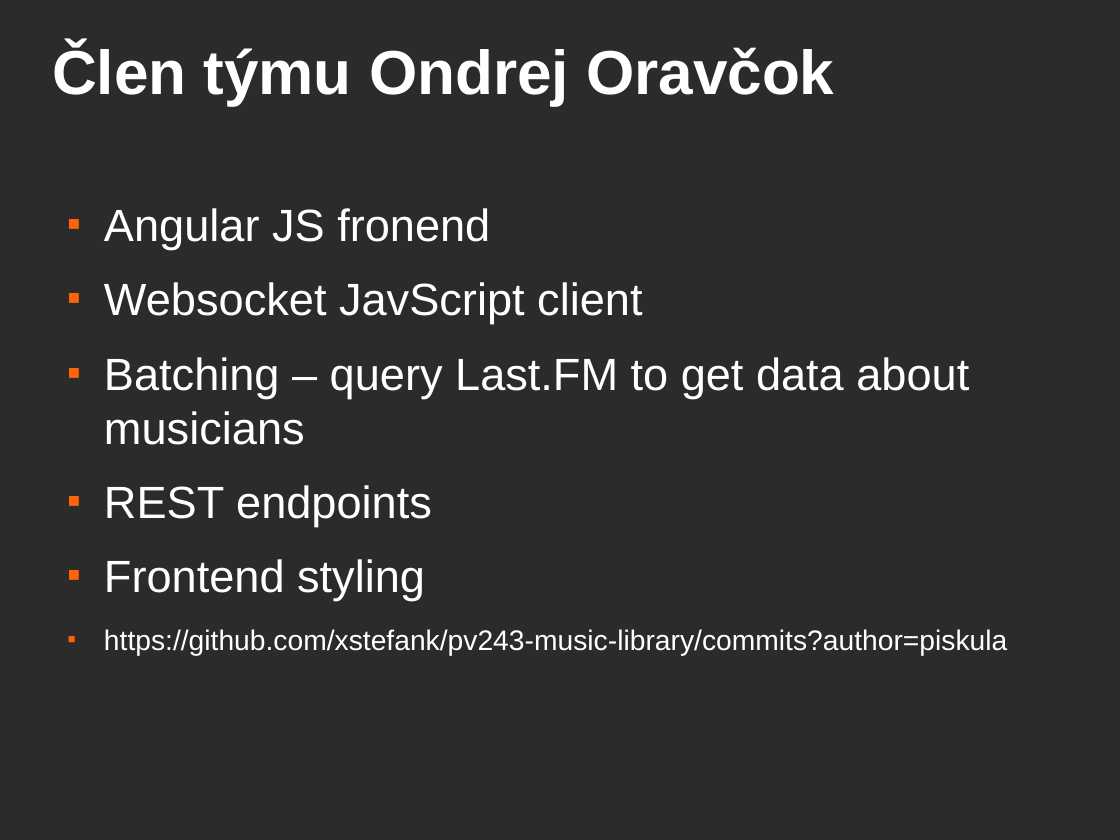
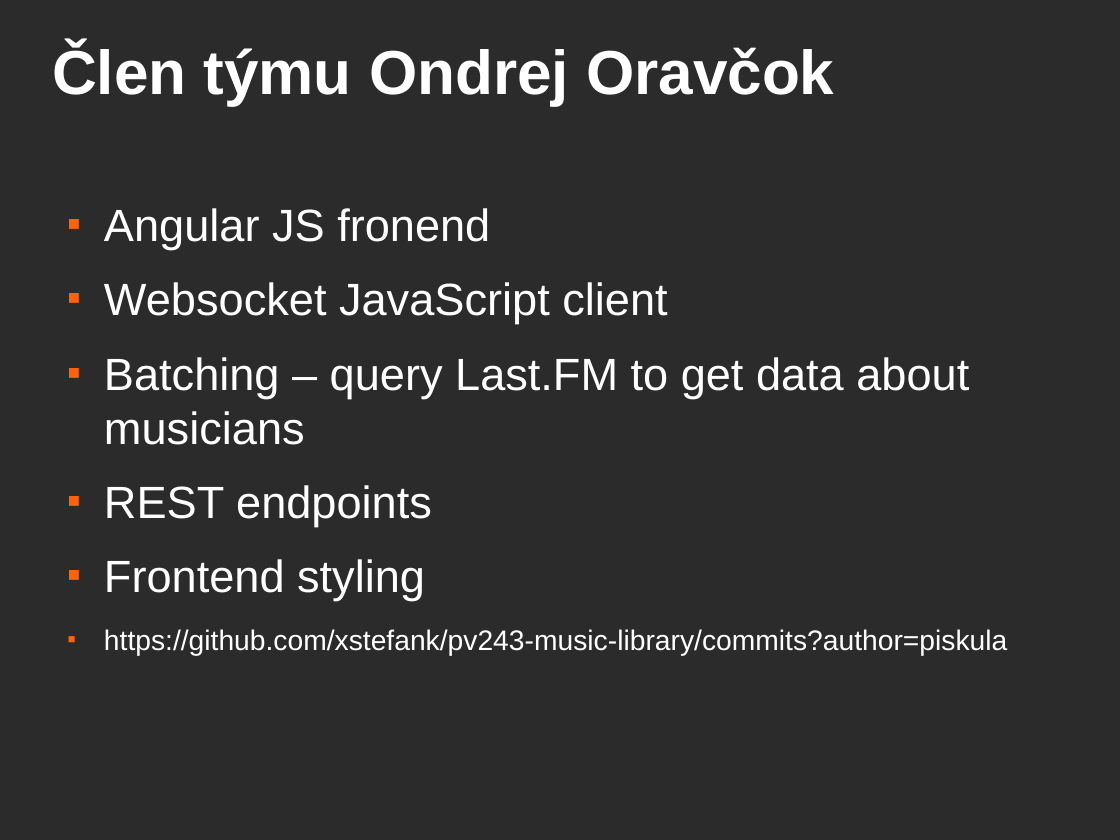
Before and after one commit to xstefank/pv243-music-library, a slide deck: slide 6 of presentation_template__1_.odp. Drawn at 1120x840 pixels with LibreOffice and Linux fonts; fonts in the diff are those of the drawing; background and template pictures are left out; a plain dark background stands for a picture behind light text. Boxes give left, top, right and bottom in pixels: in the first picture for what was removed or moved away, otherwise in the second. Text is boxed around its words. In the diff, an @@ line names an element or a change of style, - is before the commit and + after.

```diff
--- a/presentation_template__1_.odp
+++ b/presentation_template__1_.odp
@@ text at (104, 282, 667, 324): text changed @@
-■ Websocket JavScript client
+■ Websocket JavaScript client
```
Also in this commit, not shown: 1 other slide changed.
